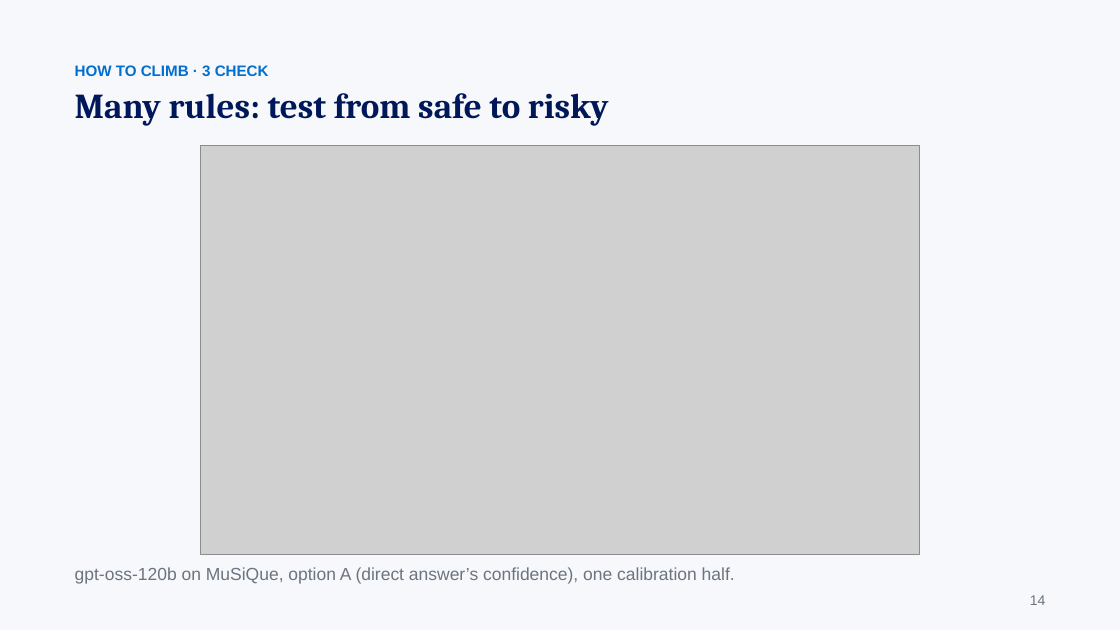
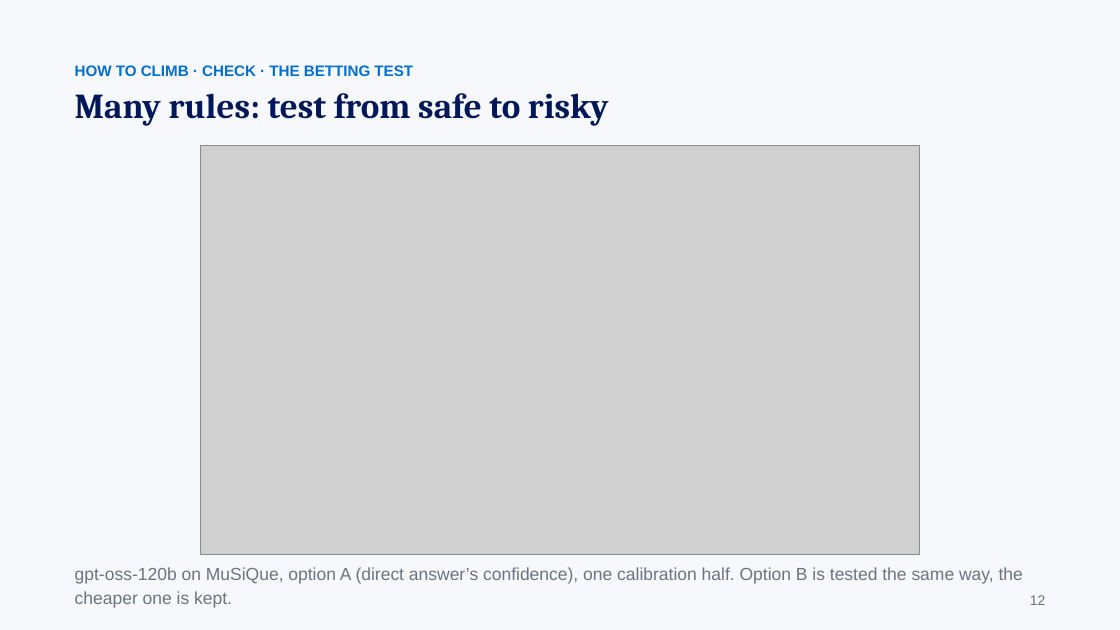
Before and after one commit to gaoj21/tokenbank, a slide deck: slide 12 of slides/CLIMB_talk.pptx (slide 14 before the commit). Drawn at 1120x630 pixels with LibreOffice and Linux fonts; fonts in the diff are those of the drawing; grey boxes stand for pictures. Boxes give left, top, right and bottom in pixels: in the first picture for what was removed or moved away, otherwise in the second. Text is boxed around its words. In the diff, an @@ line names an element or a change of style, - is before the commit and + after.

```diff
--- a/slides/CLIMB_talk.pptx
+++ b/slides/CLIMB_talk.pptx
@@ text at (x1=75, y1=65, x2=413, y2=76): text changed @@
-HOW TO CLIMB · 3 CHECK
+HOW TO CLIMB · CHECK · THE BETTING TEST
@@ text at (x1=75, y1=567, x2=1023, y2=608): text changed @@
-gpt-oss-120b on MuSiQue, option A (direct answer’s confidence), one calibration half.
+gpt-oss-120b on MuSiQue, option A (direct answer’s confidence), one calibration half. Option B is tested the same way, the cheaper one is kept.
@@ text at (x1=1030, y1=595, x2=1046, y2=605): text changed @@
-14
+12
```
Also in this commit, not shown: 18 other slides changed, 6 slides added, 1 slide removed, 3 other files.
